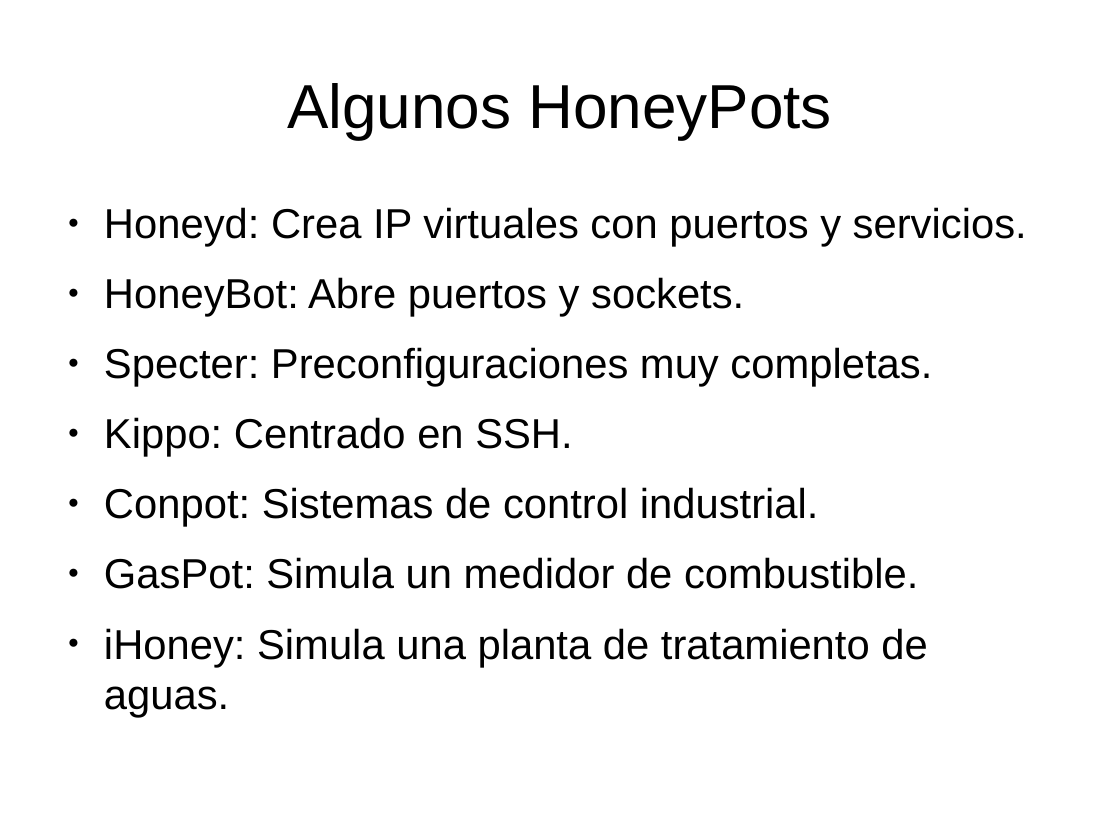
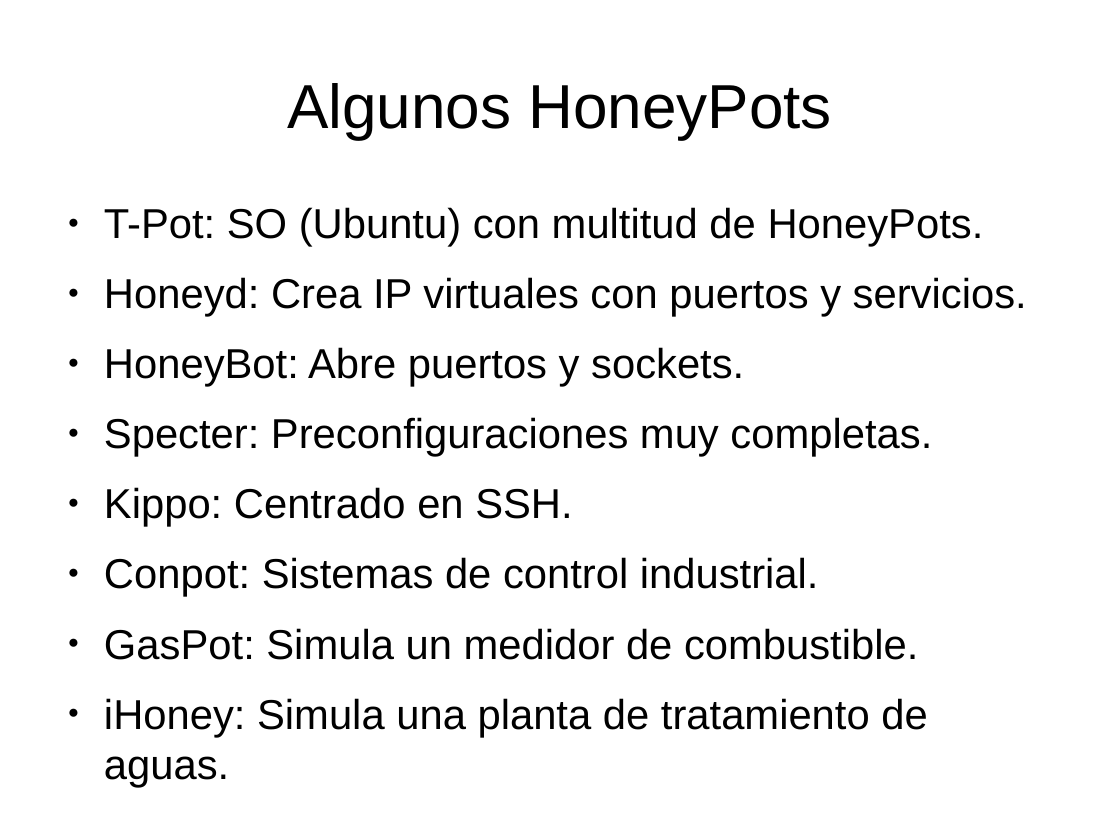
Before and after one commit to davidinfante/Fundamentos-de-Redes, a slide deck: slide 12 of Honeypots/presentacion.odp. Drawn at 1120x840 pixels with LibreOffice and Linux fonts; fonts in the diff are those of the drawing; background and template pictures are left out. Boxes give left, top, right and bottom in pixels: in the first picture for what was removed or moved away, otherwise in the second. Text is boxed around its words. In the diff, an @@ line names an element or a change of style, - is before the commit and + after.

Commit message:
update de otra diapositiva xd

```diff
--- a/Honeypots/presentacion.odp
+++ b/Honeypots/presentacion.odp
@@ text at (104, 207, 984, 247): paragraph added @@
+● T-Pot: SO (Ubuntu) con multitud de HoneyPots.
```
